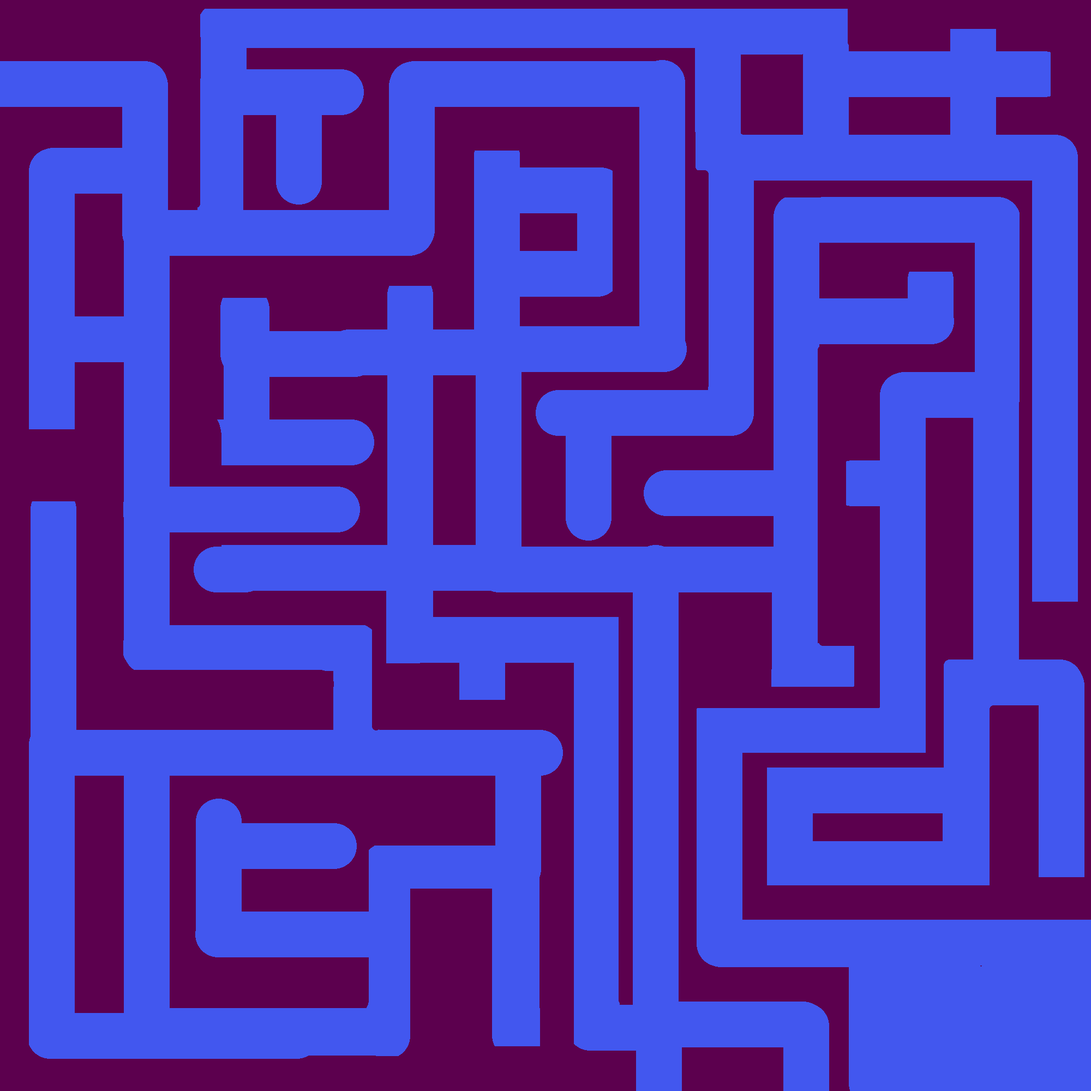
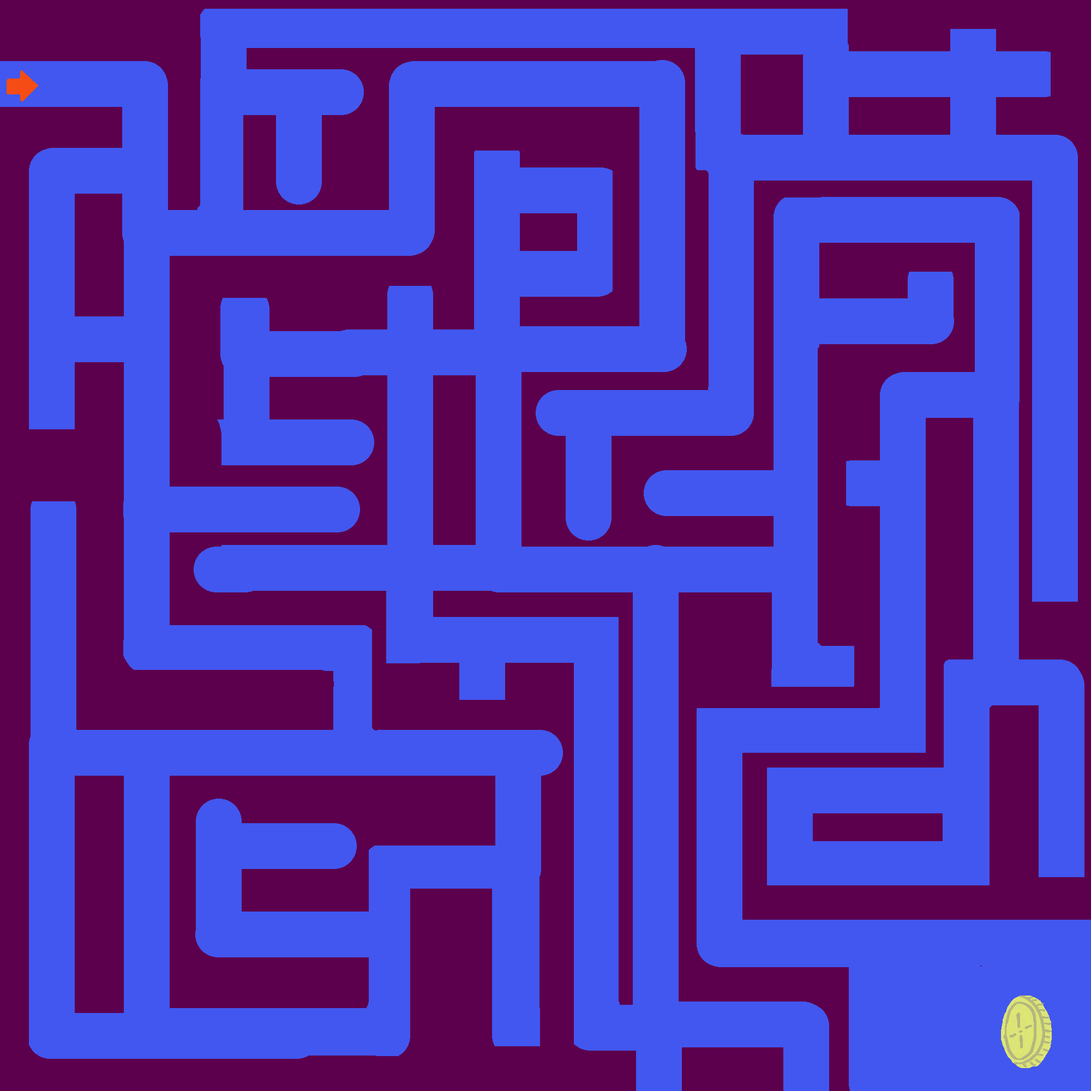
Layers edited between the first and the second 1091x1091 image:
painted on "Calque 2" over (6, 70, 1053, 1069)
